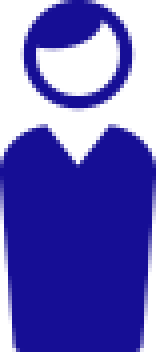
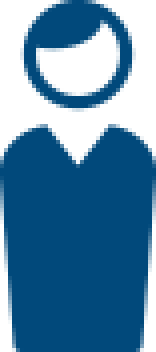
Layers edited between the first and the second w=156, h=352 image:
pixels changed over [0, 0, 156, 352] (layer not identified)
